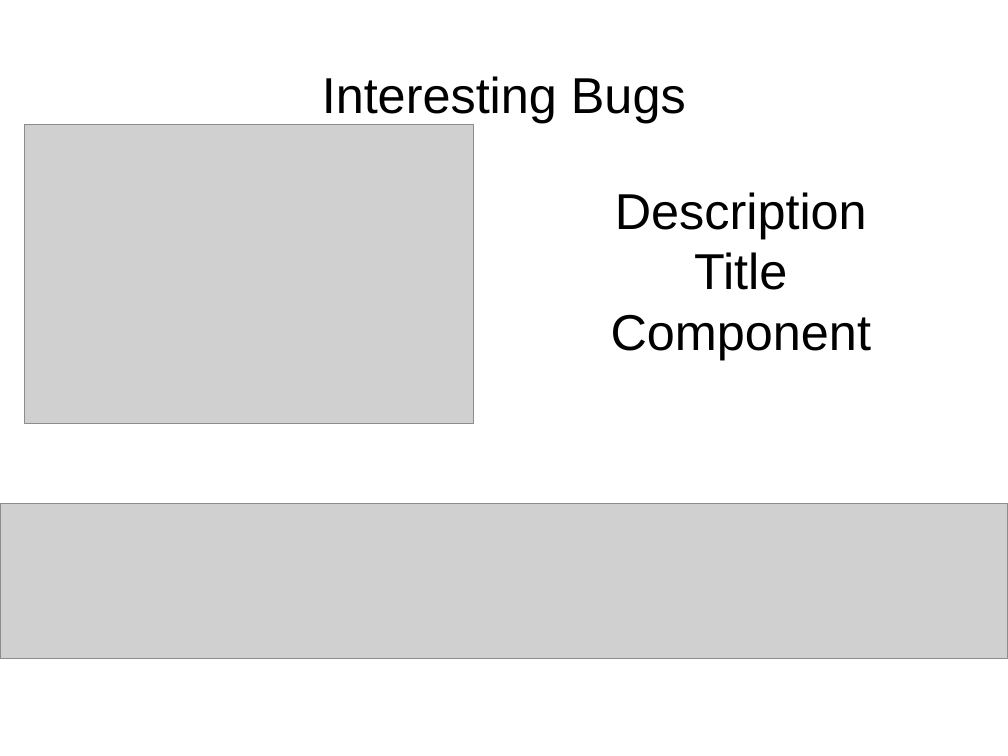
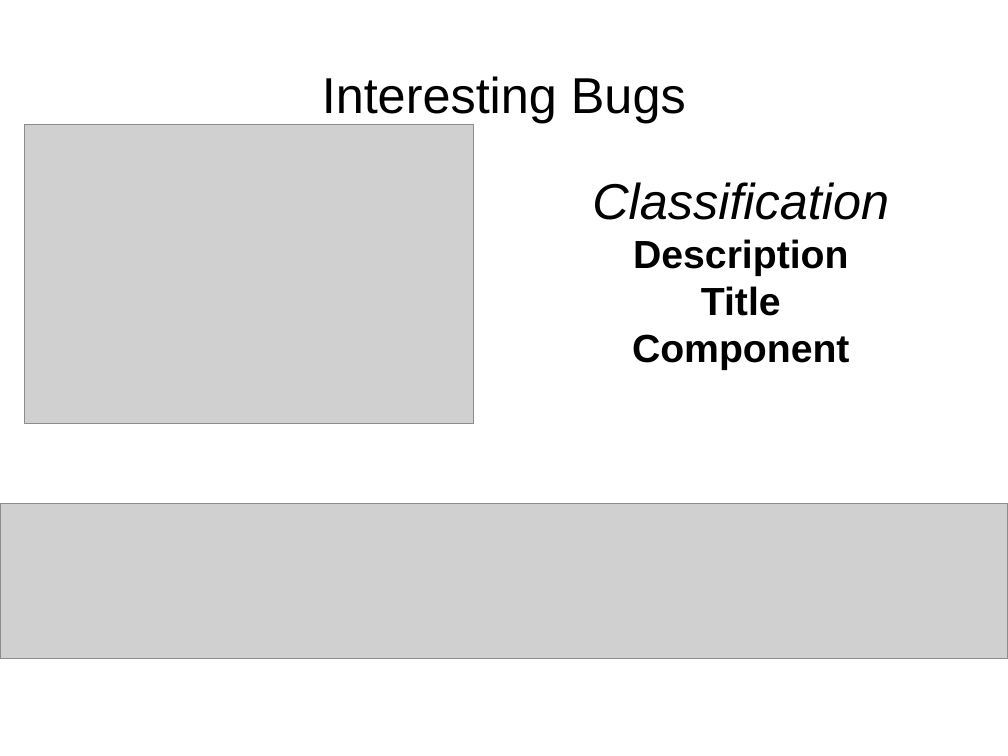
Before and after one commit to oplatek/dwdm, a slide deck: slide 22 of presentation/dwdm_op.pptx. Drawn at 1008x756 pixels with LibreOffice and Linux fonts; fonts in the diff are those of the drawing; grey boxes stand for pictures. Boxes give left, top, right and bottom in pixels: in the first picture for what was removed or moved away, otherwise in the second. Text is boxed around its words. In the diff, an @@ line names an element or a change of style, - is before the commit and + after.

```diff
--- a/presentation/dwdm_op.pptx
+++ b/presentation/dwdm_op.pptx
@@ text at bbox=[592, 182, 889, 220]: paragraph added @@
+Classification
@@ text at bbox=[632, 239, 849, 370]: size 36 to 28 pt, bold on in "Description", "Title", "Component" @@
```
Also in this commit, not shown: 1 other slide changed, 7 slides added, 2 slides removed, 3 other files.
